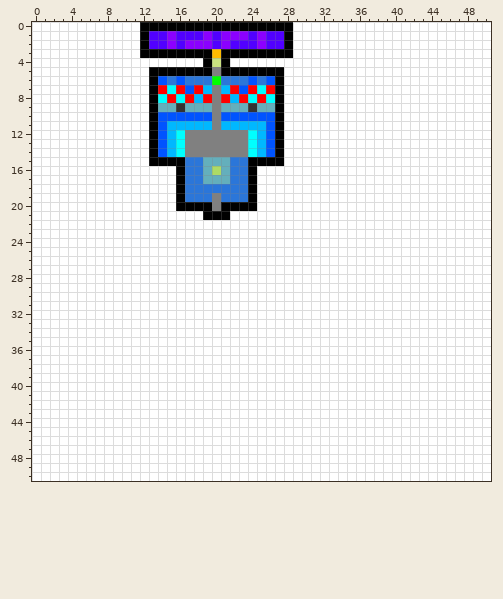
Edited in one commit: pixel-art sprite (Assets/GameData/Levels/Water_Sublevels/Painted_WaterLvls/water_lvl2.png). Above is the file before it was changed.
The file is 51x51 pixels.
And afterwards:
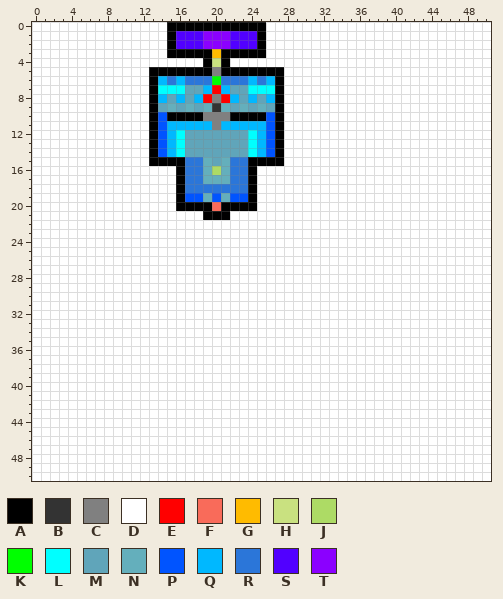
Palette (. is transparent): A #000000  B #333333  C #808080  D #ffffff  E #ff0000  F #f96b5a  G #ffbb00  H #c9e180  J #addb65  K #00ff00  L #00ffff  M #60a5ba  N #64afbc  P #0054ff  Q #00b8ff  R #2b76d9  S #5100ff  T #8b00ff
The author wrote: Ajustes balance grass (completo) y water (parcial)
Changes in this commit:
{"y":0,"x":12,"old":"AAA","new":"DDD"}
{"y":0,"x":26,"old":"AAA","new":"DDD"}
{"y":1,"x":12,"old":"ASST","new":"DDDA"}
{"y":1,"x":20,"old":"S","new":"T"}
{"y":1,"x":22,"old":"TT","new":"SS"}
{"y":1,"x":25,"old":"TSSA","new":"ADDD"}
{"y":2,"x":12,"old":"ASST","new":"DDDA"}
{"y":2,"x":17,"old":"TT","new":"SS"}
{"y":2,"x":20,"old":"S","new":"T"}
{"y":2,"x":25,"old":"TSSA","new":"ADDD"}
{"y":3,"x":12,"old":"AAA","new":"DDD"}
{"y":3,"x":26,"old":"AAA","new":"DDD"}
{"y":6,"x":14,"old":"P","new":"Q"}
{"y":6,"x":16,"old":"P","new":"Q"}
{"y":6,"x":24,"old":"P","new":"Q"}
{"y":6,"x":26,"old":"P","new":"Q"}
{"y":7,"x":14,"old":"E","new":"L"}
{"y":7,"x":16,"old":"EPE","new":"LMM"}
{"y":7,"x":20,"old":"C","new":"E"}
{"y":7,"x":22,"old":"EPE","new":"MML"}
{"y":7,"x":26,"old":"E","new":"L"}
{"y":8,"x":14,"old":"LELE","new":"QMQM"}
{"y":8,"x":23,"old":"ELEL","new":"MQMQ"}
{"y":9,"x":14,"old":"N","new":"M"}
{"y":9,"x":16,"old":"B","new":"M"}
{"y":9,"x":18,"old":"N","new":"M"}
{"y":9,"x":20,"old":"C","new":"B"}
{"y":9,"x":22,"old":"N","new":"M"}
{"y":9,"x":24,"old":"B","new":"M"}
{"y":9,"x":26,"old":"N","new":"M"}
{"y":10,"x":15,"old":"PPPPP","new":"AAAAC"}
{"y":10,"x":21,"old":"PPPPP","new":"CAAAA"}
{"y":12,"x":17,"old":"CCCCCCC","new":"MMMMMMM"}
{"y":13,"x":17,"old":"CCCCCCC","new":"MMMMMMM"}
{"y":14,"x":17,"old":"CCCCCCC","new":"MMMMMMM"}
{"y":15,"x":20,"old":"N","new":"M"}
{"y":19,"x":17,"old":"RRRCRRR","new":"PPNPNPP"}
{"y":20,"x":20,"old":"C","new":"F"}
{"label":"changed","picture_box":[140,22,293,211]}
